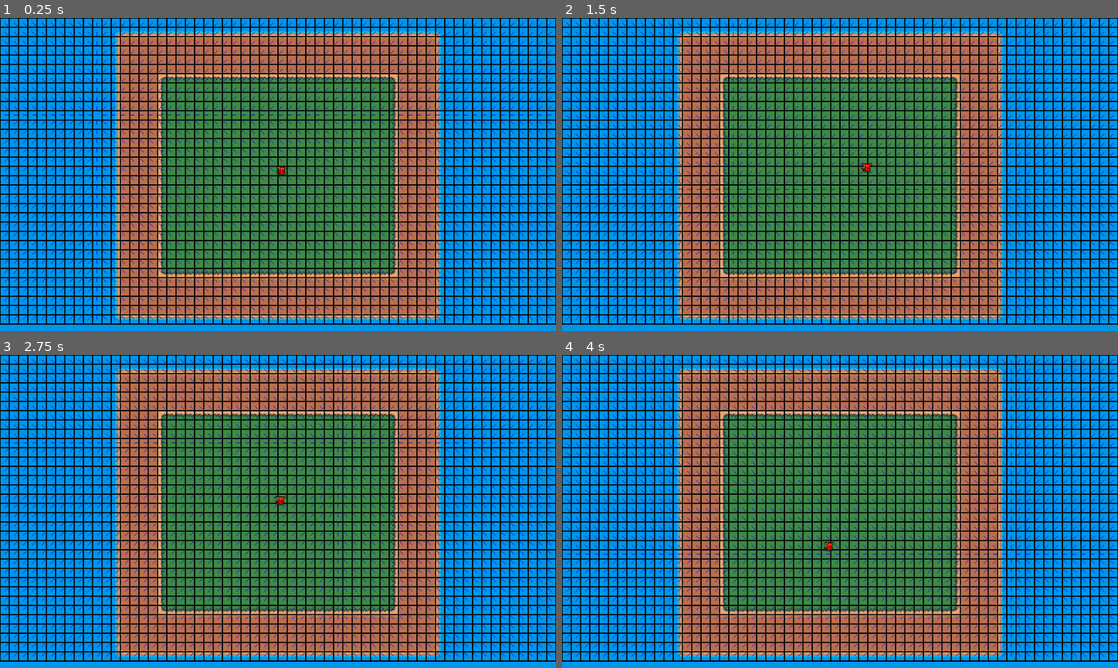
Above: before the commit, frames 1-4 (two rows, left to right).
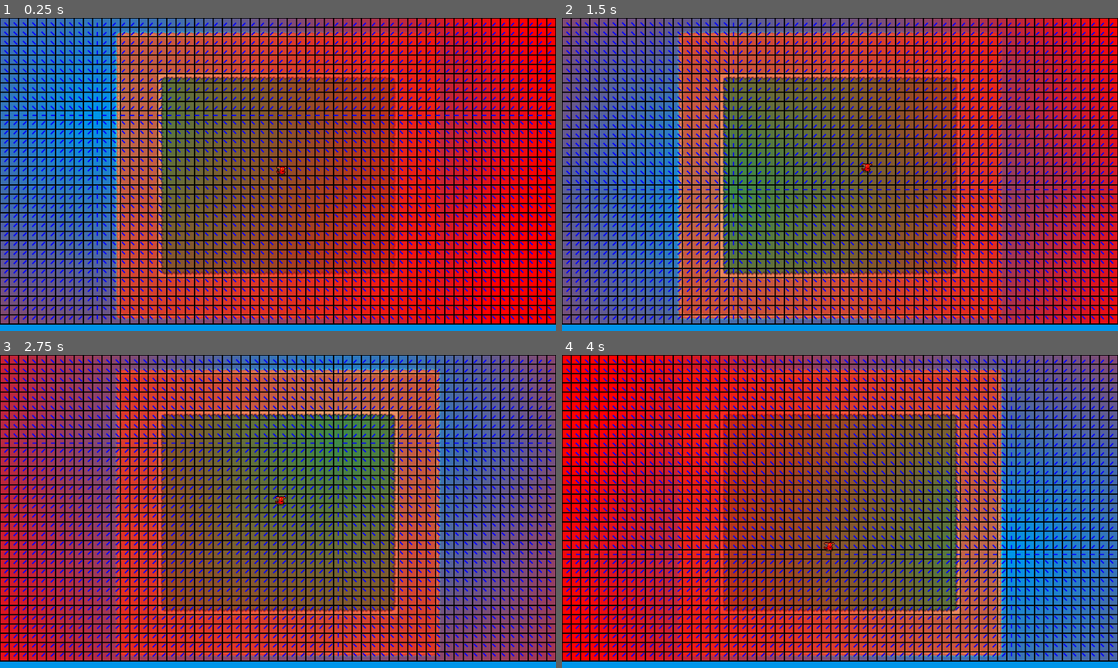
Above: after the commit, the same moments.

Repository: Rowan-Maynor/flow-field-test
Game: Godot game, scene res://Scenes/map.tscn
Same seed, same stepped clock (60 frames per second), same inputs: the game is played once before the commit and once after it.
Inputs (mouse positions are in pixels of both pictures, inside the frame that each line leads up to):
- Up to frame 1 (0.25 s): no input
- Up to frame 2 (1.5 s): tap Enter at 0.5 s; move the mouse to (962, 158) at 0.52 s; press the mouse at (962, 158) at 0.53 s; right-click (962, 158) at 0.8 s; tap Space at 1.25 s; move the mouse to (728, 190) at 1.27 s; release the mouse at (728, 190) at 1.28 s; right-click (728, 190) at 1.35 s
- Up to frame 3 (2.75 s): click (166, 527) at 1.55 s; move the mouse to (333, 442) at 2.02 s; press the mouse at (333, 442) at 2.03 s; right-click (333, 442) at 2.3 s
- Up to frame 4 (4 s): move the mouse to (812, 574) at 2.77 s; release the mouse at (812, 574) at 2.78 s; right-click (812, 574) at 2.85 s; click (812, 574) at 3.05 s; move the mouse to (1006, 558) at 3.52 s; press the mouse at (1006, 558) at 3.53 s; right-click (1006, 558) at 3.8 s

The runs differ from the first frame. In frame 1, 73% of the frame differs, in the area x 0-100%, y 0-98%; in frame 2, 71%; in frame 3, 70%; in frame 4, 73%.

Commit message:
FFM now acts as independant component
Calling generate_new_grid with a target will now create
grids as needed that can be individually attatched to units.
This will allow me to have multiple units going in many different
directions at a time, each with thier own grids.

Diff:
--- a/flow-test/Scenes/map.tscn
+++ b/flow-test/Scenes/map.tscn
@@ -1,6 +1,7 @@
-[gd_scene load_steps=20 format=4 uid="uid://bf62asekk35r6"]
+[gd_scene load_steps=21 format=4 uid="uid://bf62asekk35r6"]
 
 [ext_resource type="Texture2D" uid="uid://dls8obl4bq8uc" path="res://Assets/Sprites/Tiles/Beach_Tile.png" id="1_6q3n4"]
+[ext_resource type="Script" uid="uid://gb3ntnh46kum" path="res://Scripts/main.gd" id="1_dlo4w"]
 [ext_resource type="Texture2D" uid="uid://bcixrtosoq6ky" path="res://Assets/Sprites/Tiles/Cliff_Tile.png" id="2_4c2oa"]
 [ext_resource type="Texture2D" uid="uid://c2x35xwwg60p" path="res://Assets/Sprites/Tiles/FarmLand_Tile.png" id="3_olcgw"]
 [ext_resource type="Texture2D" uid="uid://brnfh6p17woa1" path="res://Assets/Sprites/Tiles/Grass_Middle.png" id="4_dlo4w"]
@@ -119,6 +120,7 @@
 sources/7 = SubResource("TileSetAtlasSource_ltf6m")
 
 [node name="Test2" type="Node2D"]
+script = ExtResource("1_dlo4w")
 
 [node name="TileMapLayer" type="TileMapLayer" parent="."]
 tile_map_data = PackedByteArray("AAAAAAAABgAAAAAAAAAAAAEABgAAAAAAAAAAAAIABgAAAAAAAAAAAAMABgAAAAAAAAAAAAQABgAAAAAAAAAAAA …(32560 unchanged characters)…
--- a/flow-test/Scripts/flow_field_manager_self_made.gd
+++ b/flow-test/Scripts/flow_field_manager_self_made.gd
@@ -27,7 +27,6 @@
 
 func _ready():
 	grid = generate_new_grid(target)
-	$"../units/Unit".connect("request_grid", handle_request_grid)
 	if(debug == true):
 		queue_redraw()
 
@@ -38,22 +37,22 @@
 
 	if event.is_action_pressed("left_click"):
 		var pos: Vector2 = get_target_grid_position(get_viewport().get_mouse_position())
-		print(grid[pos.x][pos.y].cost)
-		print(grid[pos.x][pos.y].flow_vector)
+		print("cost: ", grid[pos.x][pos.y].cost)
+		print("vector: ", grid[pos.x][pos.y].flow_vector)
 
 func _draw():
 	for x in range(grid_width):
 		for y in range(grid_height):
 			var pos = Vector2(x * cell_size, y * cell_size)
-			#var cost: int = grid[x][y].cost
-			#var fill_color: Color = Color(255, 0, 0, float(cost) / 50)
-			#draw_rect(Rect2(pos, Vector2(cell_size, cell_size)), fill_color, true)
+			var cost: int = grid[x][y].cost
+			var fill_color: Color = Color(255, 0, 0, float(cost) / 50)
+			draw_rect(Rect2(pos, Vector2(cell_size, cell_size)), fill_color, true)
 			draw_rect(Rect2(pos, Vector2(cell_size, cell_size)), Color.BLACK, false, 2.0)
 			if(grid[x][y].flow_vector != Vector2.ZERO):
 				@warning_ignore("integer_division")
 				var center = pos + Vector2(cell_size / 2, cell_size / 2)
 				var line_end = center + grid[x][y].flow_vector * (cell_size * 0.5)
-				draw_line(center, line_end, Color.BLUE, 1.0)
+				draw_line(center, line_end, Color.BLUE, 2.0)
 
 func get_target_grid_position(pos: Vector2):
 	var grid_pos: Vector2 = Vector2.ZERO
--- /dev/null
+++ b/flow-test/Scripts/main.gd
@@ -0,0 +1,21 @@
+extends Node2D
+
+@onready var flow_field_manager: Node2D = $flow_field_manager
+@onready var units: Node2D = $units
+
+var cell_size: int = 16 #matches to the size of one tile
+
+func _input(event: InputEvent) -> void:
+	if(event.is_action("right_click")):
+		var new_grid: Array = flow_field_manager.generate_new_grid(
+			get_target_grid_position(get_viewport().get_mouse_position())
+		)
+		flow_field_manager.grid = new_grid
+		for unit in units.get_children():
+			unit.grid = new_grid
+
+func get_target_grid_position(pos: Vector2):
+	var grid_pos: Vector2 = Vector2.ZERO
+	grid_pos.x = (floori(pos.x / cell_size))
+	grid_pos.y = (floori(pos.y / cell_size))
+	return grid_pos
--- a/flow-test/Scripts/unit.gd
+++ b/flow-test/Scripts/unit.gd
@@ -9,13 +9,6 @@
 		velocity = grid[curr_square.x][curr_square.y].flow_vector * speed
 		move_and_slide()
 
-func _input(event: InputEvent):
-	if event.is_action("right_click"):
-		var target: Vector2 = get_target_grid_position(get_viewport().get_mouse_position())
-		request_grid.emit(self, target)
-
-signal request_grid(body: CharacterBody2D, target: Vector2)
-
 func get_target_grid_position(pos: Vector2):
 	var grid_pos: Vector2 = Vector2.ZERO
 	grid_pos.x = (floori(pos.x / 16))
Not shown, added: flow-test/Scripts/main.gd.uid
